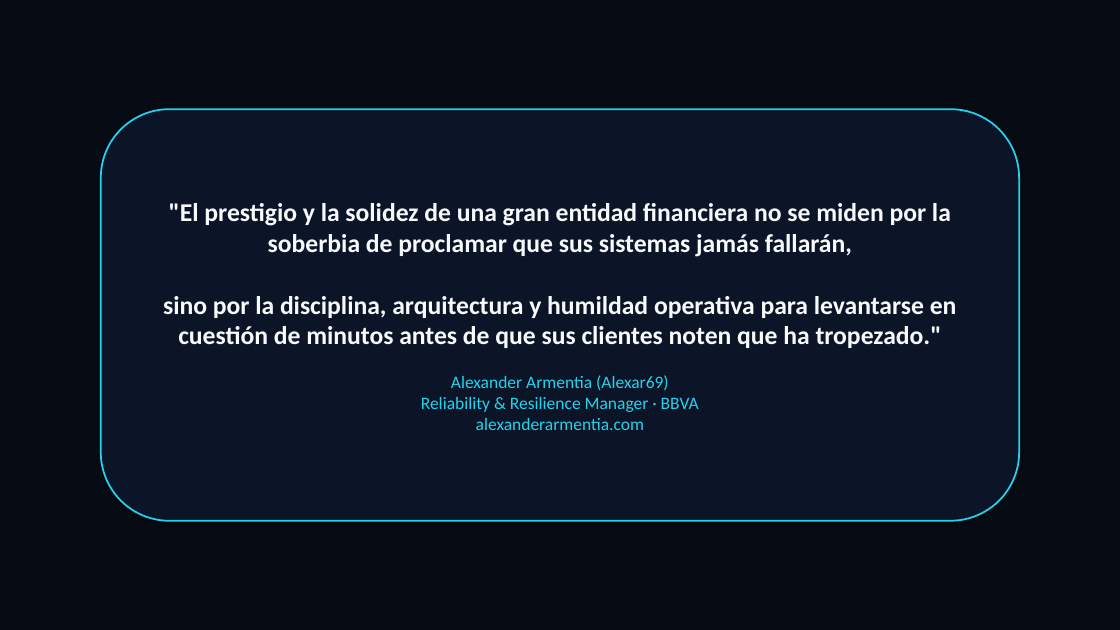
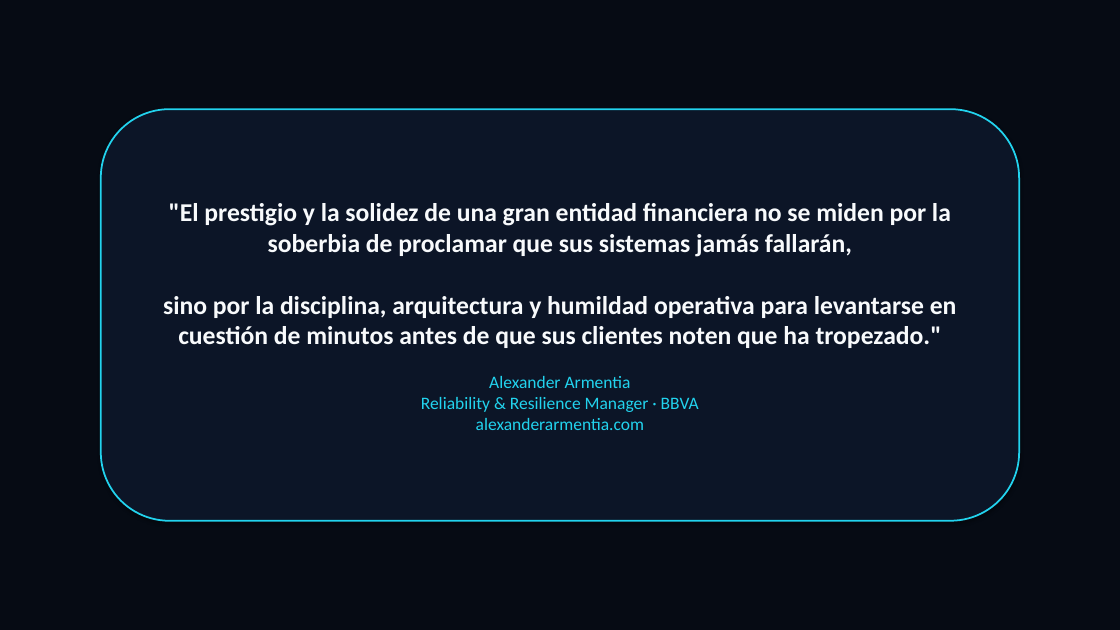
Before and after one commit to alexar69-pixel/alexar69-pixel.github.io, a slide deck: slide 9 of presentacion-mtbf-vs-mttr-bbva.pptx. Drawn at 1120x630 pixels with LibreOffice and Linux fonts; fonts in the diff are those of the drawing. Boxes give left, top, right and bottom in pixels: in the first picture for what was removed or moved away, otherwise in the second. Text is boxed around its words. In the diff, an @@ line names an element or a change of style, - is before the commit and + after.

Commit message:
refactor(corporate): remove all references and text occurrences of Alexar69 for pure corporate identity

```diff
--- a/presentacion-mtbf-vs-mttr-bbva.pptx
+++ b/presentacion-mtbf-vs-mttr-bbva.pptx
@@ text in rounded rectangle at box(421, 376, 699, 430): text changed @@
-Alexander Armentia (Alexar69)
-Reliability & Resilience Manager · BBVA
-alexanderarmentia.com
+Alexander Armentia
+Reliability & Resilience Manager · BBVA
+alexanderarmentia.com
```
Also in this commit, not shown: 1 other slide changed, 34 other files.
